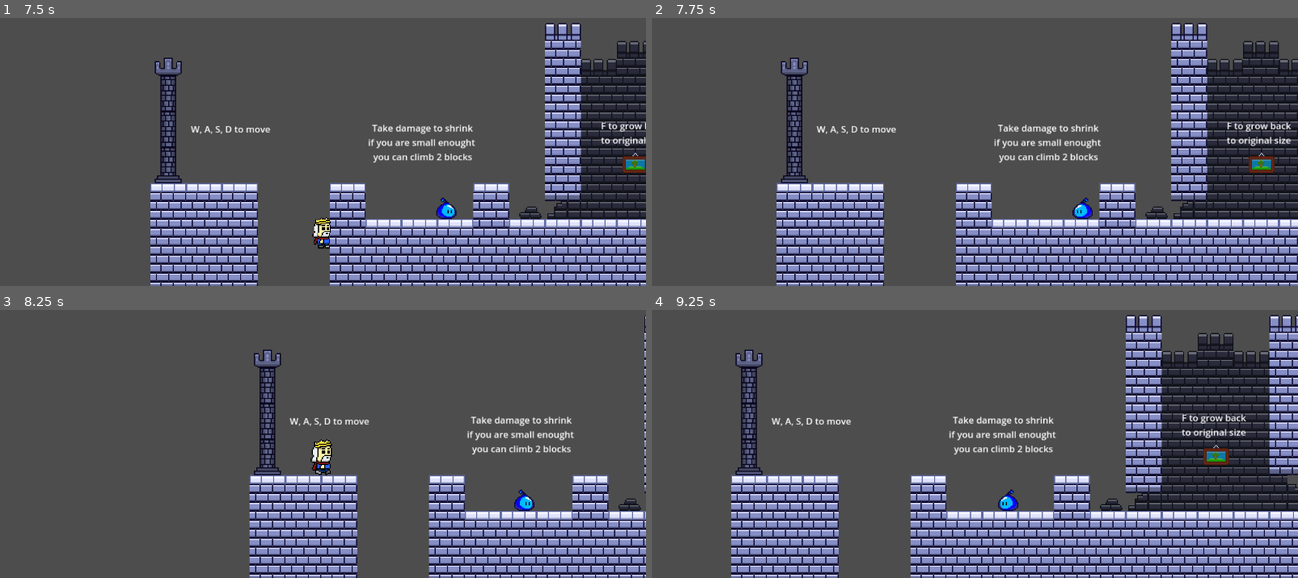
Above: before the commit, frames 1-4 (two rows, left to right).
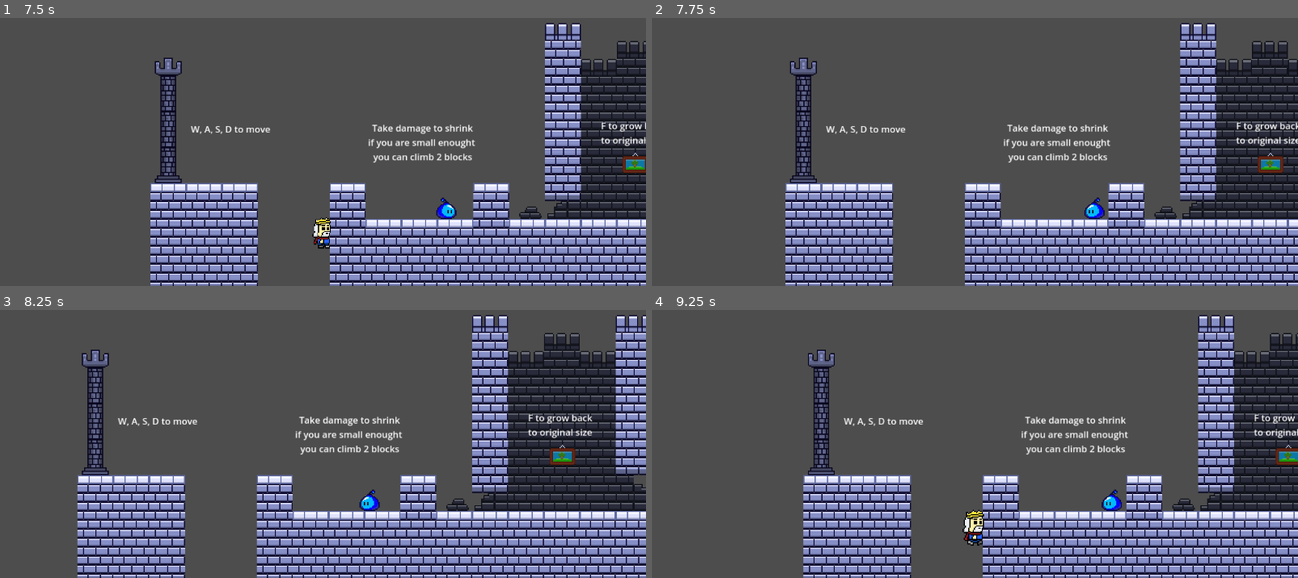
Above: after the commit, the same moments.

Repository: AND0MASTER/gamejam
Game: Godot game, scene res://Scenes/level_1.tscn
Two runs of this game, one before a commit and one after it. Both use one fixed random seed, a clock stepped at 60 frames per second and the inputs below.
Inputs:
- Up to frame 1 (7.5 s): hold D (move_right) 0.53-2.03 s; tap F (grow) every 0.75 s from 0.6 to 7.35 s; tap W (jump) at 0.77, 1.52, 3.02, 3.77, 4.52, 6.02, 6.77 s; hold A (move_left) 2.03-2.78 s; hold D (move_right) 2.78-4.28 s; hold A (move_left) 4.28-5.03 s; hold D (move_right) 5.03-5.78 s; hold A (move_left) 5.78-7.28 s; hold D (move_right) from 7.28 s (still down)
- Up to frame 2 (7.75 s): keep holding D (move_right); tap W (jump) at 7.52 s
- Up to frame 3 (8.25 s): keep holding D (move_right); tap F (grow) at 8.1 s
- Up to frame 4 (9.25 s): keep holding D (move_right); tap F (grow) at 8.85 s; tap W (jump) at 9.02 s

Frame 1 is identical in both runs. In frame 2, 14% of the frame differs, in the area x 19-100%, y 1-100%; in frame 3, 35%, in the area x 11-100%, y 1-100%; in frame 4, 32%.

Commit message:
kill zone and level selector script change

Diff:
--- a/Script/killzone.gd
+++ b/Script/killzone.gd
@@ -4,9 +4,12 @@
 
 
 func _on_body_entered(body: Node2D) -> void:
+	Engine.time_scale = 0.5
+	body.get_node("CollisionShape2D").queue_free()
 	timer.start()
 
 
 func _on_timer_timeout() -> void:
 	get_tree().reload_current_scene()
+	Engine.time_scale = 1
 	AutoLoadedScript.SIZE = 1
--- a/Script/level_selector.gd
+++ b/Script/level_selector.gd
@@ -1,8 +1,34 @@
 extends Control
+
+func _on_return_pressed() -> void:
+	get_tree().change_scene_to_file("res://Scenes/menu.tscn")
 
 func _on_level_1_pressed() -> void:
 	get_tree().change_scene_to_file("res://Scenes/level_1.tscn")
 
+func _on_level_2_pressed() -> void:
+	get_tree().change_scene_to_file("res://Scenes/level_2.tscn")
 
-func _on_return_pressed() -> void:
-	get_tree().change_scene_to_file("res://Scenes/menu.tscn")
+func _on_level_3_pressed() -> void:
+	get_tree().change_scene_to_file("res://Scenes/level_3.tscn")
+
+func _on_level_4_pressed() -> void:
+	get_tree().change_scene_to_file("res://Scenes/level_4.tscn")
+
+func _on_level_5_pressed() -> void:
+	get_tree().change_scene_to_file("res://Scenes/level_5.tscn")
+
+func _on_level_6_pressed() -> void:
+	get_tree().change_scene_to_file("res://Scenes/level_6.tscn")
+
+func _on_level_7_pressed() -> void:
+	get_tree().change_scene_to_file("res://Scenes/level_7.tscn")
+
+func _on_level_8_pressed() -> void:
+	get_tree().change_scene_to_file("res://Scenes/level_8.tscn")
+
+func _on_level_9_pressed() -> void:
+	get_tree().change_scene_to_file("res://Scenes/level_9.tscn")
+
+func _on_level_10_pressed() -> void:
+	get_tree().change_scene_to_file("res://Scenes/level_10.tscn")
